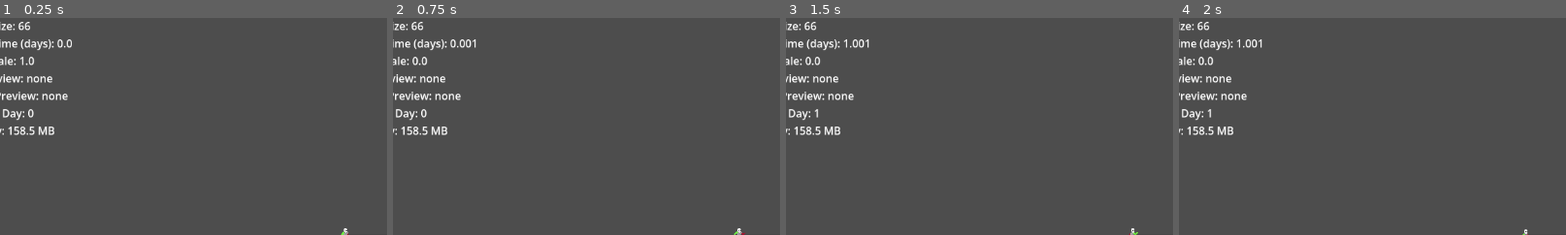
Above: before the commit, frames 1-4 (left to right).
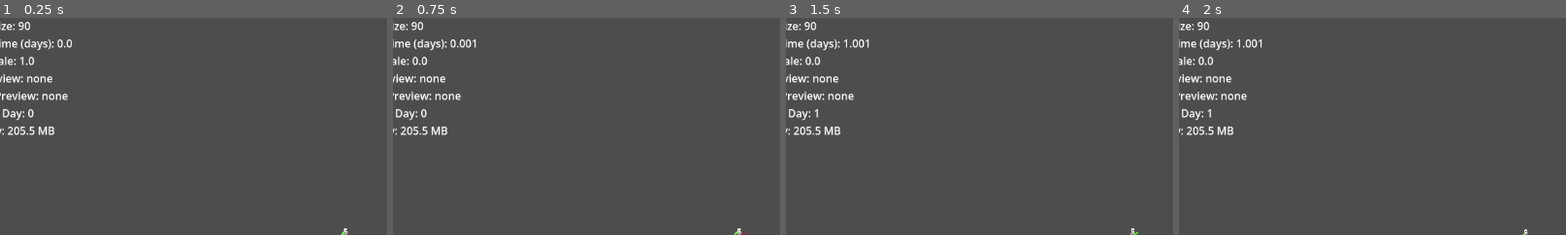
Above: after the commit, the same moments.

Repository: FutureQueenBee/game
Game: Godot game, scene res://WorldRoot.tscn
Same seed, same stepped clock (60 frames per second), same inputs: the game is played once before the commit and once after it.
Inputs (mouse positions are % of the whole screen's width and height, from its top left):
- Up to frame 1 (0.25 s): no input
- Up to frame 2 (0.75 s): tap Enter at 0.5 s; move the mouse to (45, 70) at 0.52 s; hold Up (ui_up) from 0.53 s (still down); tap P at 0.6 s; click (45, 70) at 0.67 s
- Up to frame 3 (1.5 s): keep holding Up (ui_up); tap Space at 1.25 s; move the mouse to (80, 65) at 1.27 s; tap J at 1.35 s
- Up to frame 4 (2 s): keep holding Up (ui_up)
The pictures show only the part of the screen within x 5-55%, y 0-50%; the shares and areas given below are measured in that part.

The runs differ from the first frame. In frame 1, 0.2% of the frame differs, in the area x 2-8%, y 1-55%; in frame 2, 0.2%; in frame 3, 0.2%; in frame 4, 0.2%.

Commit message:
Fix: Synchronize loading/unloading logic and camera snapping for seamless wrapping

Diff:
--- a/scripts/WorldManager.gd
+++ b/scripts/WorldManager.gd
@@ -180,7 +180,7 @@
 
 func update_active_chunks(center: Vector2i) -> void:
 	var world_width = world_width_chunks()
-	for dx in range(-ACTIVE_RADIUS, ACTIVE_RADIUS + 1):
+	for dx in range(-(ACTIVE_RADIUS + 2), ACTIVE_RADIUS + 3):
 		for dy in range(-ACTIVE_RADIUS, ACTIVE_RADIUS + 1):
 			var wrapped_cx = posmod(center.x + dx, world_width)
 			var clamped_cy = clamp(center.y + dy, 0, world_height_chunks() - 1)
@@ -195,7 +195,7 @@
 				}
 
 func unload_far_chunks(center: Vector2i) -> void:
-	var max_dist = ACTIVE_RADIUS + UNLOAD_BUFFER
+	var max_dist = ACTIVE_RADIUS + UNLOAD_BUFFER + 2
 	var world_width = world_width_chunks()
 	var to_unload = []
 
